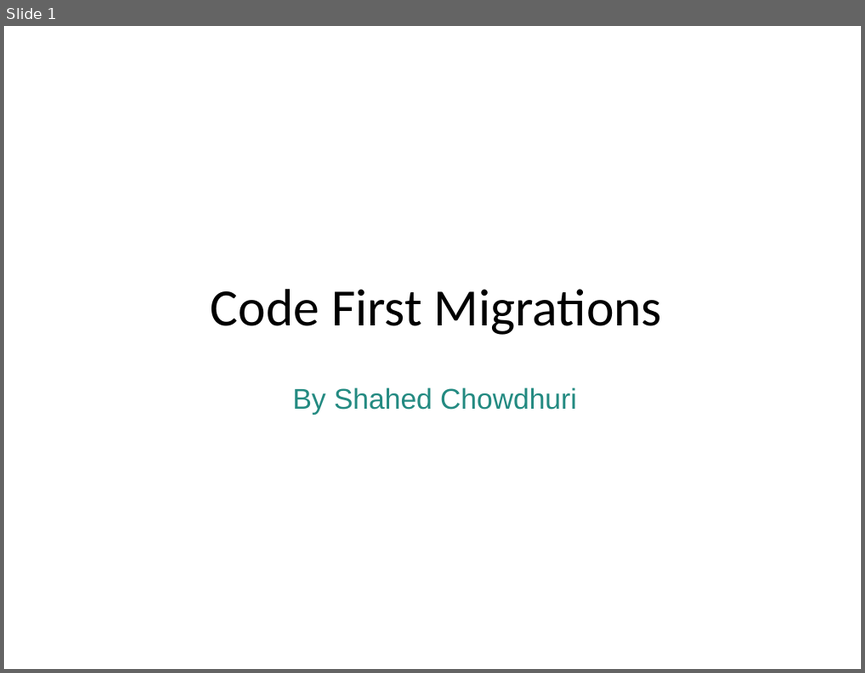
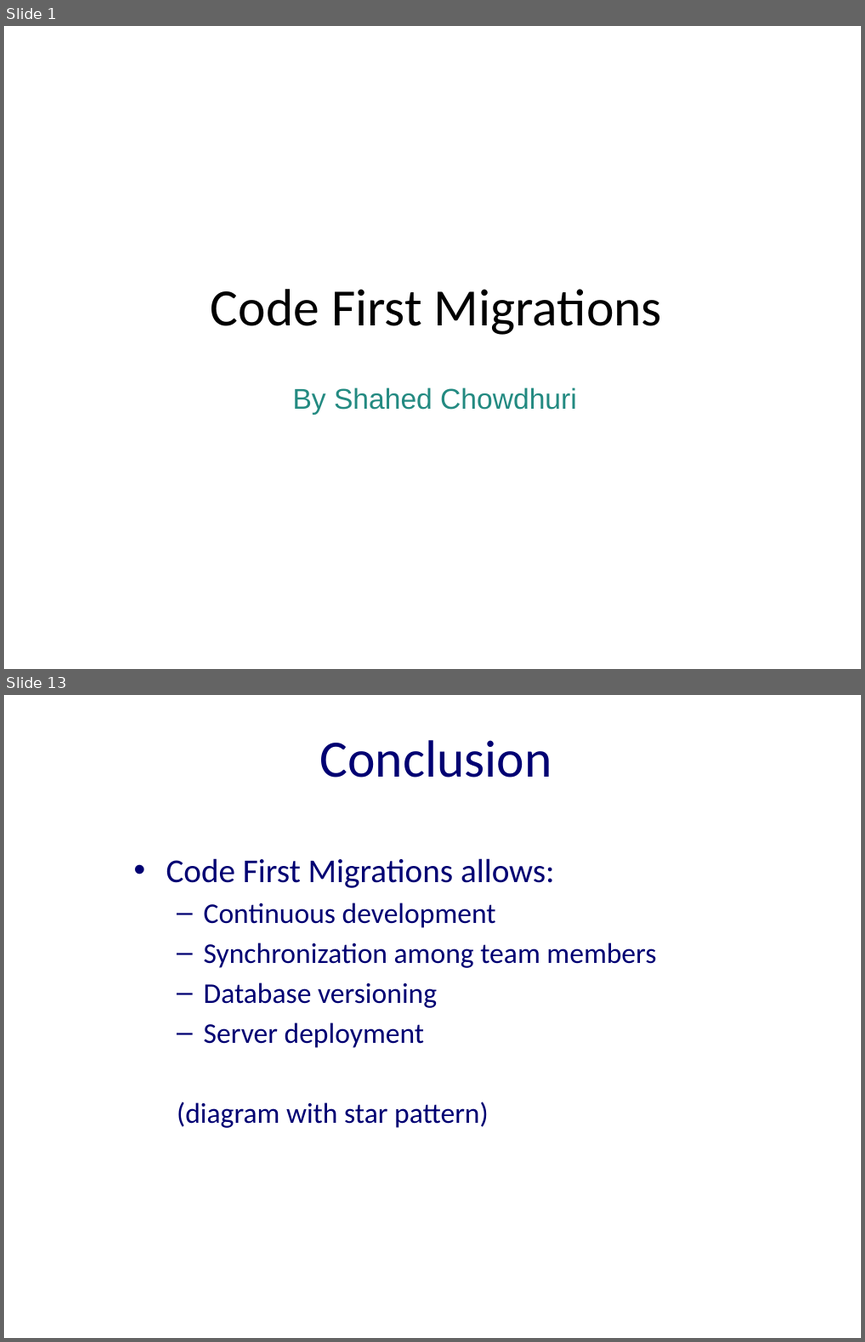
Before and after one commit to excellalabs/ExcellaLean, a slide deck: _presentations/CodeFirstMigrations.pptx. Shown one above the other, each under a label of ours: slide 1 before the commit, slides 1 and 13 after it; the slides between them are not shown. The pictures are 865x673 and 865x1342 pixels, drawn with LibreOffice and Linux fonts; fonts in the diff are those of the drawing; background and template pictures are left out. Boxes give left, top, right and bottom in pixels: in the first picture for what was removed or moved away, otherwise in the second. Text is boxed around its words. In the diff, an @@ line names an element or a change of style, - is before the commit and + after.

```diff
--- a/_presentations/CodeFirstMigrations.pptx
+++ b/_presentations/CodeFirstMigrations.pptx
@@ slide 13 added at bbox=[4, 695, 861, 1338], background #FFFFFF @@
@@ title added at bbox=[319, 740, 551, 777], 44 pt, text #000072 @@
+Conclusion
@@ text added at bbox=[166, 858, 656, 1128], 24 pt, text #000072 @@
+• Code First Migrations allows:
+  – Continuous development
+  – Synchronization among team members
+  – Database versioning
+  – Server deployment
+  (diagram with star pattern)
```
Also in this commit, not shown: 1 slide changed, 11 other slides added, 2 slides removed.
